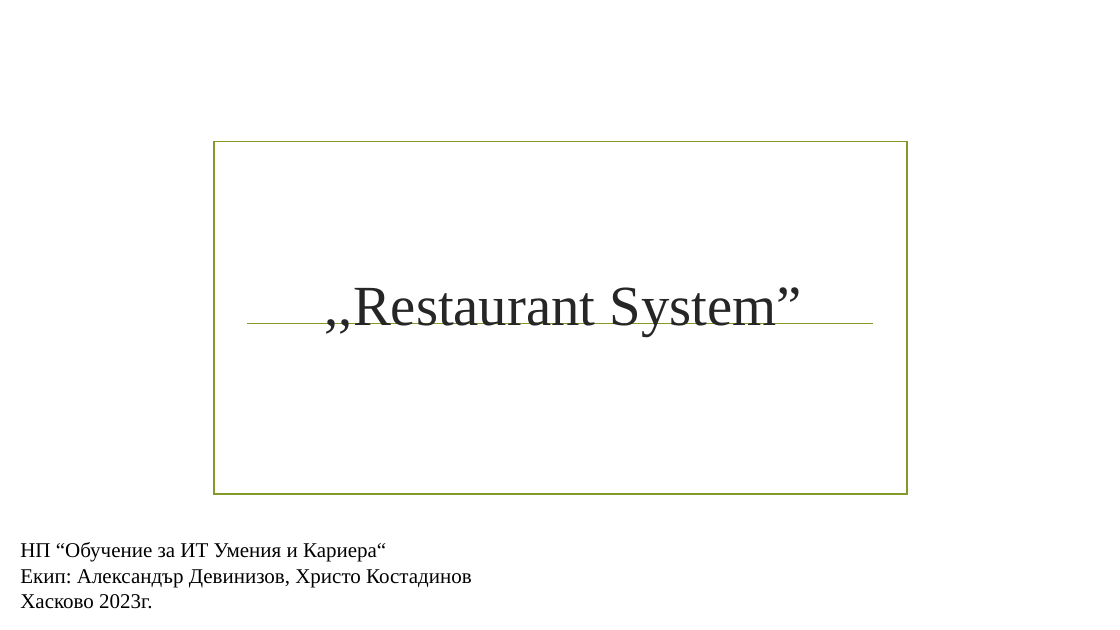
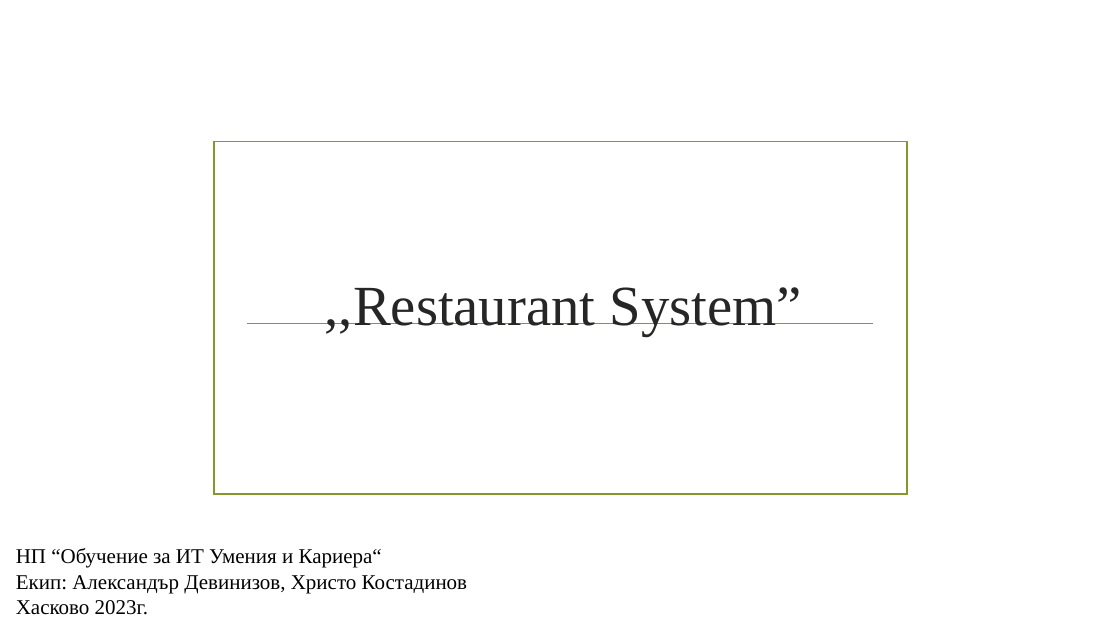
Before and after one commit to AdamS839/RestaurantSystem, a slide deck: slide 1 of Презентация за проект Restaurant System.pptx. Drawn at 1120x630 pixels with LibreOffice and Linux fonts; fonts in the diff are those of the drawing; background and template pictures are left out. Boxes give left, top, right and bottom in pixels: in the first picture for what was removed or moved away, otherwise in the second. Text is boxed around its words. In the diff, an @@ line names an element or a change of style, - is before the commit and + after.

```diff
--- a/Презентация за проект Restaurant System.pptx
+++ b/Презентация за проект Restaurant System.pptx
@@ text "НП “Обучение за ИТ Умения ...": place and size @@
-text "НП “Обучение за ИТ Умения ..." at (20, 542, 471, 609)
+text "НП “Обучение за ИТ Умения ..." at (16, 548, 467, 615)
```
Also in this commit, not shown: 3 other slides changed, 1 slide added, 1 other file.
